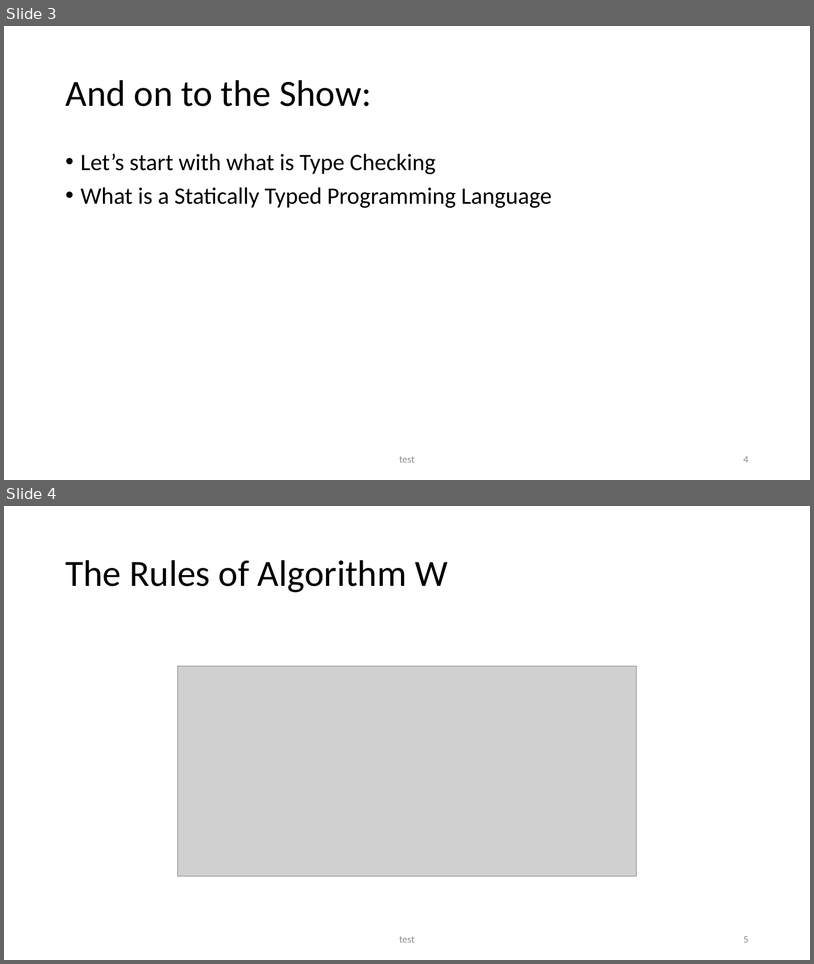
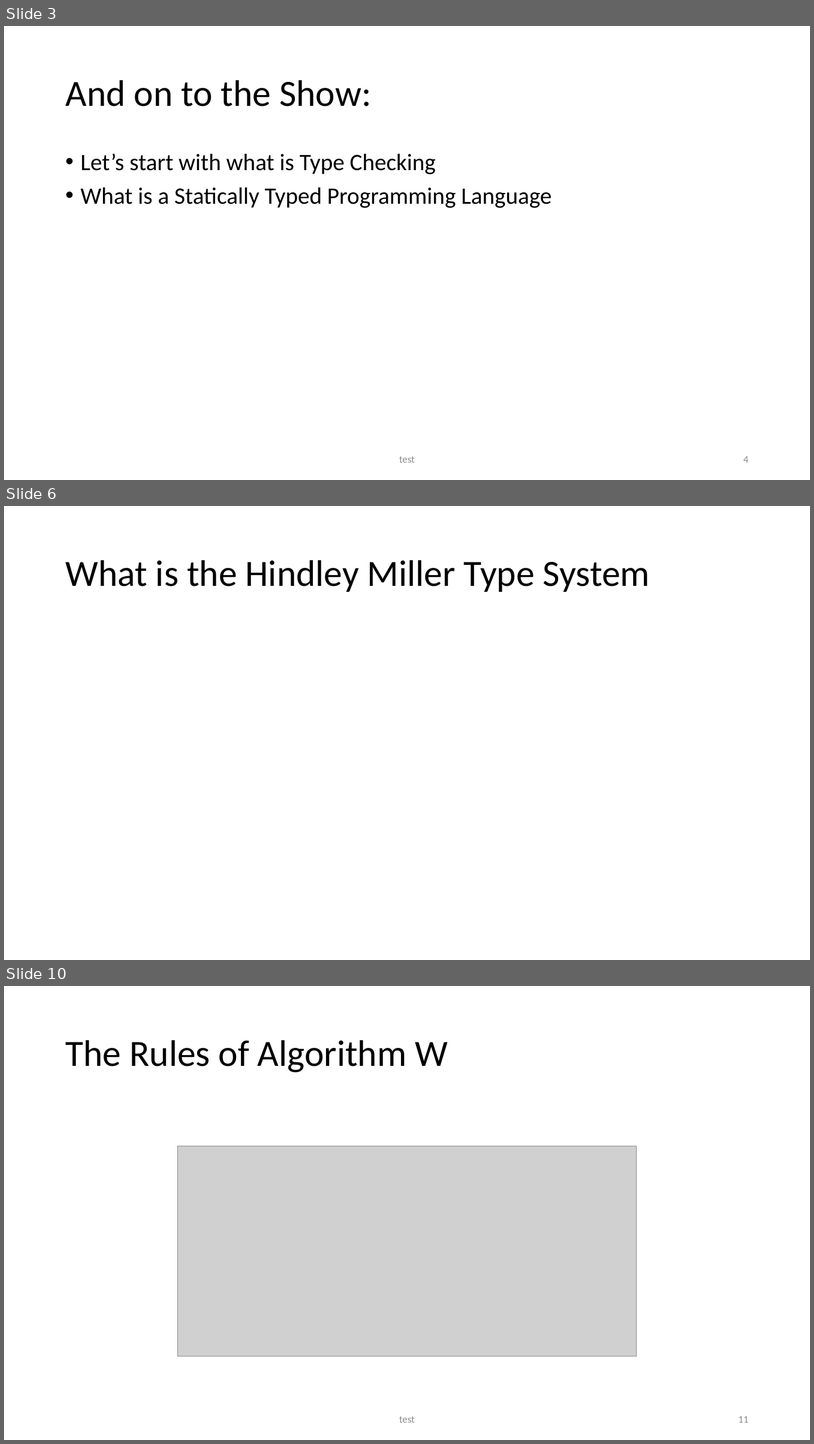
Before and after one commit to seanwestfall/algorithm_w_presentation, a slide deck: Presentation1.pptx. Shown one above the other, each under a label of ours: slides 3 and 4 before the commit, slides 3, 6 and 10 after it; the slides between them are not shown. The pictures are 814x964 and 814x1444 pixels, drawn with LibreOffice and Linux fonts; fonts in the diff are those of the drawing; grey boxes stand for pictures. Boxes give left, top, right and bottom in pixels: in the first picture for what was removed or moved away, otherwise in the second. Text is boxed around its words. In the diff, an @@ line names an element or a change of style, - is before the commit and + after.

```diff
--- a/Presentation1.pptx
+++ b/Presentation1.pptx
@@ slide 6 added at [4, 506, 810, 960], background #FFFFFF @@
@@ title added at [65, 560, 650, 592], 44 pt, text #000000 @@
+What is the Hindley Miller Type System
@@ what was slide 4 is now slide 10 @@
@@ page number at [738, 1416, 749, 1422]: text changed @@
-5
+11
```
Also in this commit, not shown: 1 slide changed, 10 other slides added.
